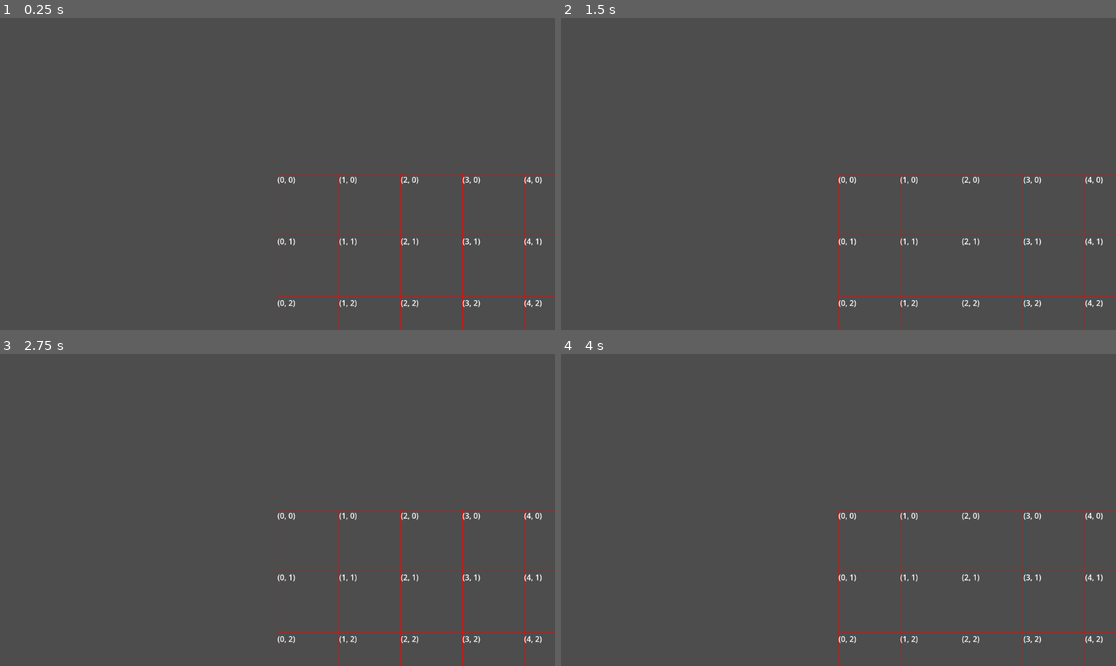
Above: before the commit, frames 1-4 (two rows, left to right).
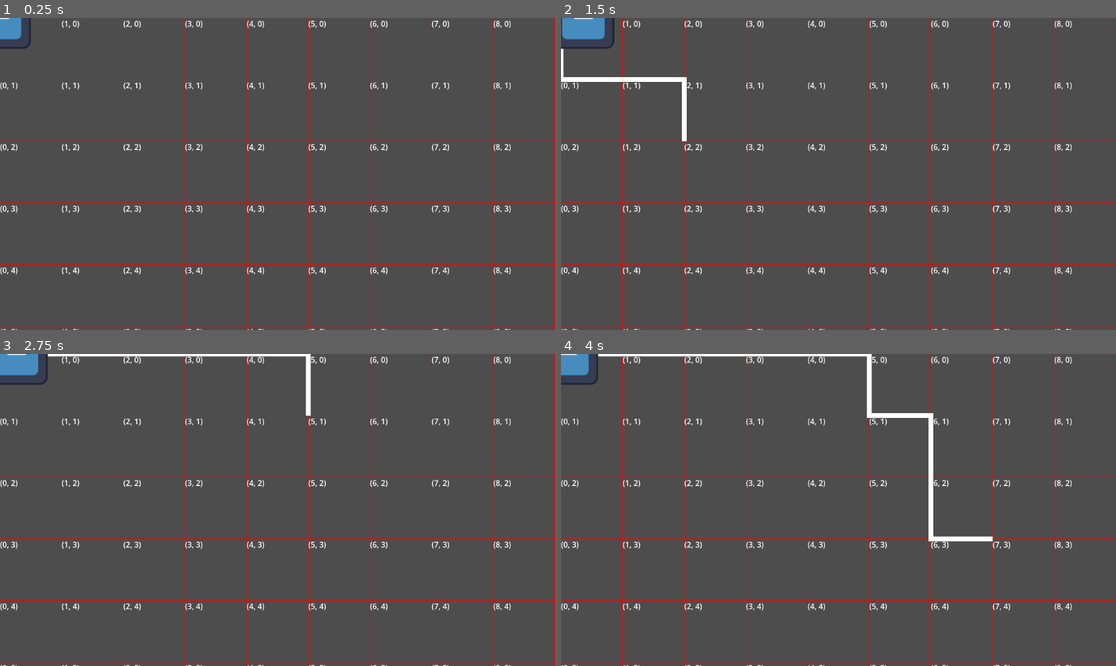
Above: after the commit, the same moments.

Repository: SnowcolaLabs/simulation
Game: Godot game, scene res://scenes/main/main.tscn
Two runs of this game, one before a commit and one after it. Both use one fixed random seed, a clock stepped at 60 frames per second and the inputs below. Before the commit the project starts from res://main.tscn. The engine's default icon, where the game draws it, is replaced by a stand-in: a white triangle on a blue panel in a dark square.
Inputs (mouse positions are in pixels of both pictures, inside the frame that each line leads up to):
- Up to frame 1 (0.25 s): no input
- Up to frame 2 (1.5 s): tap Enter at 0.5 s; move the mouse to (960, 158) at 0.52 s; click (960, 158) at 0.67 s; drag from (727, 189) to (810, 236) at 1.27 s
- Up to frame 3 (2.75 s): move the mouse to (333, 441) at 2.02 s; click (333, 441) at 2.17 s
- Up to frame 4 (4 s): drag from (810, 572) to (672, 463) at 2.77 s; move the mouse to (1005, 556) at 3.52 s; click (1005, 556) at 3.67 s

The runs differ from the first frame. In frame 1, 5.4% of the frame differs, in the area x 0-100%, y 0-100%; in frame 2, 6.2%; in frame 3, 6.2%; in frame 4, 6.7%.

Commit message:
Add basic pathfinding

Diff:
--- a/main.tscn
+++ /dev/null
@@ -1,15 +0,0 @@
-[gd_scene load_steps=4 format=3 uid="uid://b2ppqb7se1cro"]
-
-[ext_resource type="Script" path="res://main.gd" id="1_8kqnu"]
-[ext_resource type="Script" path="res://systems/grid/grid.gd" id="2_6o6ft"]
-[ext_resource type="Script" path="res://systems/camera/camera.gd" id="3_0tmf5"]
-
-[node name="Main" type="Node2D"]
-script = ExtResource("1_8kqnu")
-
-[node name="Grid" type="Node2D" parent="."]
-script = ExtResource("2_6o6ft")
-debug = true
-
-[node name="Camera2D" type="Camera2D" parent="."]
-script = ExtResource("3_0tmf5")
--- a/project.godot
+++ b/project.godot
@@ -11,6 +11,10 @@
 [application]
 
 config/name="Simulation"
-run/main_scene="res://main.tscn"
+run/main_scene="res://scenes/main/main.tscn"
 config/features=PackedStringArray("4.2", "Forward Plus")
 config/icon="res://icon.svg"
+
+[debug]
+
+gdscript/warnings/untyped_declaration=1
--- /dev/null
+++ b/scenes/actors/unit/unit.gd
@@ -0,0 +1,36 @@
+class_name Unit
+extends Area2D
+
+@onready var main: Node2D = get_tree().get_current_scene()
+@onready var grid: Grid = main.get_node("Grid")
+@onready var pathfinder: Pathfinder = grid.pathfinder
+
+var data: UnitData
+var speed: float = 100.0
+
+var path: PackedVector2Array
+var pos: Vector2:
+	get:
+		return pos
+	set(v):
+		pos = v
+
+func _process(delta: float) -> void:
+	move(delta)
+
+func move(delta: float) -> void:
+	if path.size() > 0:
+
+		if position.distance_to(path[0]) < 5:
+			position = path[0]
+			pos = grid.worldToGrid(path[0])
+			path.remove_at(0)
+		else:
+			position += (path[0] - position).normalized() * speed * delta
+
+
+func _input(event: InputEvent) -> void:
+	if event is InputEventMouseButton and event.button_index == MOUSE_BUTTON_LEFT:
+		if event.pressed:
+			var clicked: Vector2 = grid.worldToGrid(get_global_mouse_position())
+			path = pathfinder.get_grid_path(pos, clicked)
--- /dev/null
+++ b/scenes/actors/unit/unit.tscn
@@ -0,0 +1,16 @@
+[gd_scene load_steps=4 format=3 uid="uid://dtenssscymfgj"]
+
+[ext_resource type="Script" path="res://scenes/actors/unit/unit.gd" id="1_4d6fy"]
+[ext_resource type="Texture2D" uid="uid://b2vxo2m2g7tfp" path="res://icon.svg" id="2_o3184"]
+
+[sub_resource type="RectangleShape2D" id="RectangleShape2D_xxa2l"]
+size = Vector2(128, 128)
+
+[node name="Unit" type="Area2D"]
+script = ExtResource("1_4d6fy")
+
+[node name="Sprite2D" type="Sprite2D" parent="."]
+texture = ExtResource("2_o3184")
+
+[node name="CollisionShape2D" type="CollisionShape2D" parent="."]
+shape = SubResource("RectangleShape2D_xxa2l")
--- a/main.gd
+++ b/scenes/main/main.gd
@@ -5,8 +5,4 @@
 # Called when the node enters the scene tree for the first time.
 func _ready() -> void:
 	grid.generate_grid()
-
-
-# Called every frame. 'delta' is the elapsed time since the previous frame.
-func _process(delta: float) -> void:
-	pass
+	grid.pathfinder.initialize()
--- /dev/null
+++ b/scenes/main/main.tscn
@@ -0,0 +1,22 @@
+[gd_scene load_steps=5 format=3 uid="uid://b2ppqb7se1cro"]
+
+[ext_resource type="Script" path="res://scenes/main/main.gd" id="1_qg5e4"]
+[ext_resource type="PackedScene" uid="uid://btbfbfpdmorq2" path="res://scenes/systems/grid/grid.tscn" id="2_r2bkn"]
+[ext_resource type="PackedScene" uid="uid://dtenssscymfgj" path="res://scenes/actors/unit/unit.tscn" id="3_aq4r0"]
+[ext_resource type="Script" path="res://scenes/systems/camera/camera.gd" id="3_q0msp"]
+
+[node name="Main" type="Node2D"]
+script = ExtResource("1_qg5e4")
+
+[node name="Grid" parent="." instance=ExtResource("2_r2bkn")]
+
+[node name="Unit" parent="Grid/Units" index="0" instance=ExtResource("3_aq4r0")]
+
+[node name="Camera2D" type="Camera2D" parent="."]
+offset = Vector2(2.08165e-12, 2.08165e-12)
+script = ExtResource("3_q0msp")
+
+[node name="Marker2D" type="Marker2D" parent="Camera2D"]
+position = Vector2(256, 384)
+
+[editable path="Grid"]
--- a/systems/camera/camera.gd
+++ b/scenes/systems/camera/camera.gd
@@ -5,6 +5,10 @@
 var zoom_max: float = 2.0
 var drag_sensitivity: float = 1.0
 
+@onready var start_pos: Vector2 = get_viewport_rect().size / 2
+
+func _ready() -> void:
+	position = start_pos
 
 func _input(event: InputEvent) -> void:
 	if event is InputEventMouseMotion and Input.is_mouse_button_pressed(MOUSE_BUTTON_MIDDLE):
--- /dev/null
+++ b/scenes/systems/grid/Pathfinding.gd
@@ -0,0 +1,64 @@
+class_name Pathfinder
+extends Node
+
+var a_star: AStar2D = AStar2D.new()
+@onready var main: Node2D = get_tree().get_current_scene()
+@export var grid: Grid
+
+const DIRECTIONS = [Vector2.UP, Vector2.DOWN, Vector2.LEFT, Vector2.RIGHT]
+
+func _ready() -> void:
+	#initialize()
+	pass
+
+func add_points() -> void:
+	var current_id := 0
+	for point: Vector2 in grid.grid:
+		a_star.add_point(current_id, grid.gridToWorld(point))
+		current_id += 1
+
+func get_point_id(grid_point: Vector2) -> int:
+	return a_star.get_closest_point(grid.gridToWorld(grid_point))
+
+func get_world_id(world_point: Vector2) -> int:
+	return a_star.get_closest_point(world_point)
+
+func get_id_world_pos(id: int) -> Vector2:
+	return a_star.get_point_position(id)
+
+func get_id_grid_pos(id: int) -> Vector2:
+	return grid.worldToGrid(get_id_world_pos(id))
+
+func connect_point(point: Vector2) -> void:
+	var point_id := get_point_id(point)
+	for direction: Vector2 in DIRECTIONS:
+		var neighbour := point + direction
+		var neighbour_id := get_point_id(neighbour)
+		if grid.grid.has(neighbour) and grid.grid[neighbour] == null: # test naviggation ellogibility here
+			a_star.connect_points(point_id, neighbour_id)
+
+func disconnect_point(point: Vector2) -> void:
+	var point_id := get_point_id(point)
+	for direction : Vector2 in DIRECTIONS:
+		var neighbour: Vector2 = point + direction
+		var neighbour_id := get_point_id(neighbour)
+		a_star.disconnect_points(point_id, neighbour_id)
+
+func connect_all_points() -> void:
+	for point : Vector2 in grid.grid:
+		connect_point(point)
+
+func initialize() -> void:
+	add_points()
+	connect_all_points()
+
+func get_grid_path(start: Vector2, end: Vector2) -> PackedVector2Array:
+	var start_id := get_point_id(start)
+	var end_id := get_point_id(end)
+	var path := a_star.get_point_path(start_id, end_id)
+	if grid.debug:
+		$"../Debug".get_children().filter(func(c: Node) -> bool: return c is Line2D).map(func(c: Line2D) -> void: c.queue_free())
+		var path_debug := Line2D.new()
+		path_debug.points = path
+		$"../Debug".add_child(path_debug)
+	return path
--- a/systems/grid/grid.gd
+++ b/scenes/systems/grid/grid.gd
@@ -5,24 +5,25 @@
 @export var height: int = 12
 @export var cell_size: int = 128
 @export var debug: bool = false
+@export var pathfinder: Pathfinder
 
 var grid: Dictionary = {}
 
 
-func generate_grid():
+func generate_grid() -> void:
 	for x in width:
 		for y in height:
 			grid[Vector2(x,y)] = null
 			if debug:
-				var rect = ReferenceRect.new()
+				var rect := ReferenceRect.new()
 				rect.position = gridToWorld(Vector2(x, y))
 				rect.size = Vector2(cell_size, cell_size)
 				rect.editor_only = false
-				add_child(rect)
-				var label = Label.new()
+				$Debug.add_child(rect)
+				var label := Label.new()
 				label.position = gridToWorld(Vector2(x, y))
 				label.text = "(%s, %s)" % [x, y]
-				add_child(label)
+				$Debug.add_child(label)
 
 func gridToWorld(pos: Vector2) -> Vector2:
 	return pos * cell_size
--- /dev/null
+++ b/scenes/systems/grid/grid.tscn
@@ -0,0 +1,17 @@
+[gd_scene load_steps=3 format=3 uid="uid://btbfbfpdmorq2"]
+
+[ext_resource type="Script" path="res://scenes/systems/grid/grid.gd" id="1_r4cy2"]
+[ext_resource type="Script" path="res://scenes/systems/grid/Pathfinding.gd" id="2_oqgsj"]
+
+[node name="Grid" type="Node2D" node_paths=PackedStringArray("pathfinder")]
+script = ExtResource("1_r4cy2")
+debug = true
+pathfinder = NodePath("Pathfinding")
+
+[node name="Debug" type="Node2D" parent="."]
+
+[node name="Units" type="Node2D" parent="."]
+
+[node name="Pathfinding" type="Node" parent="." node_paths=PackedStringArray("grid")]
+script = ExtResource("2_oqgsj")
+grid = NodePath("..")
